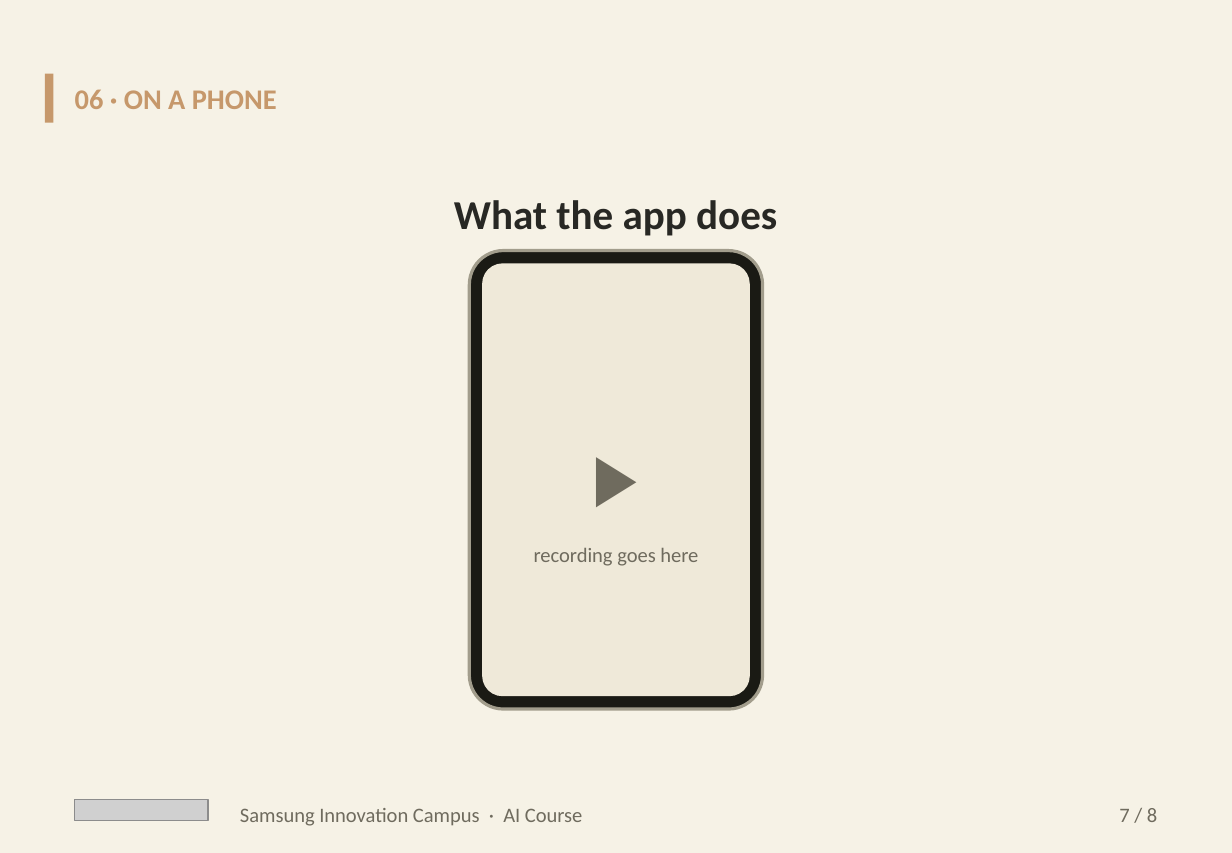
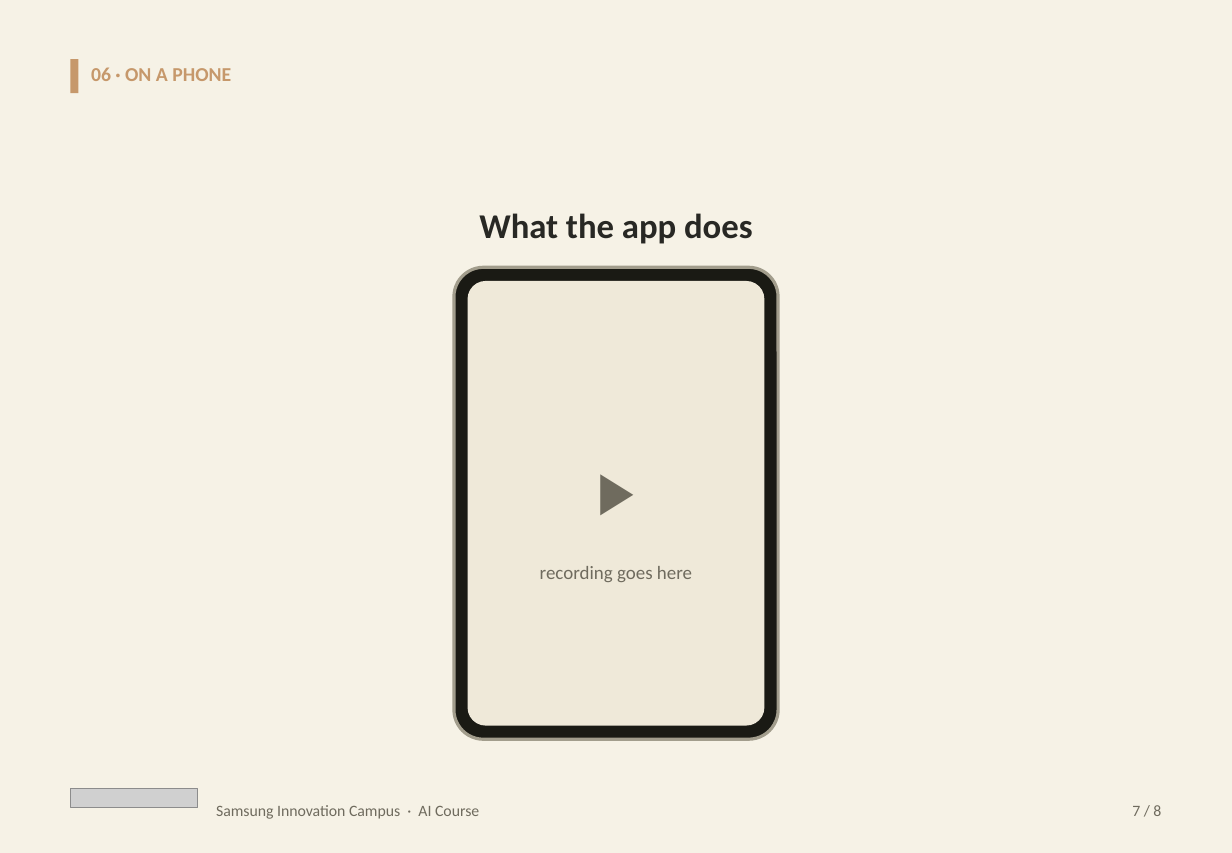
Before and after one commit to Cogni-Libya/Bayan, a slide deck: slide 18 of deliverables/04_presentation/Bayan_Submission.pptx (slide 7 before the commit). Drawn at 1232x853 pixels with LibreOffice and Linux fonts; fonts in the diff are those of the drawing; grey boxes stand for pictures. Boxes give left, top, right and bottom in pixels: in the first picture for what was removed or moved away, otherwise in the second. Text is boxed around its words. In the diff, an @@ line names an element or a change of style, - is before the commit and + after.

```diff
--- a/deliverables/04_presentation/Bayan_Submission.pptx
+++ b/deliverables/04_presentation/Bayan_Submission.pptx
@@ rectangle: place and size @@
-rectangle at box(44, 74, 52, 123)
+rectangle at box(71, 59, 78, 93)
@@ text "06 · ON A PHONE": place and size @@
-text "06 · ON A PHONE" at box(75, 89, 277, 109)
+text "06 · ON A PHONE" at box(91, 67, 231, 81)
@@ text "06 · ON A PHONE" at box(91, 67, 231, 81): size 18 to 12.5 pt @@
@@ text "What the app does": place and size @@
-text "What the app does" at box(454, 200, 777, 236)
+text "What the app does" at box(479, 213, 753, 244)
@@ text "What the app does" at box(479, 213, 753, 244): size 26 to 22 pt @@
@@ rounded rectangle: place and size @@
-rounded rectangle at box(482, 264, 750, 697)
+rounded rectangle at box(454, 267, 778, 739)
@@ rounded rectangle at box(454, 267, 778, 739): fill #EFE9D9 to #1A1A14; outline none to #A29D8C 2 pt; proportions changed @@
@@ rounded rectangle: place and size @@
-rounded rectangle at box(470, 250, 763, 709)
+rounded rectangle at box(468, 281, 764, 726)
@@ rounded rectangle at box(468, 281, 764, 726): fill #1A1A14 to #EFE9D9; outline #A29D8C 2 pt to none; proportions changed @@
@@ text "▶": place and size @@
-text "▶" at box(470, 421, 763, 528)
+text "▶" at box(454, 441, 778, 538)
@@ text "▶" at box(454, 441, 778, 538): size 44 to 36 pt @@
@@ text "recording goes here": place and size @@
-text "recording goes here" at box(534, 548, 698, 566)
+text "recording goes here" at box(540, 566, 692, 582)
@@ text "recording goes here" at box(540, 566, 692, 582): size 13 to 12 pt @@
@@ picture: place and size @@
-picture at box(75, 800, 208, 820)
+picture at box(71, 788, 198, 808)
@@ text "Samsung Innovation Campus · AI ..." at box(216, 805, 479, 819): size 13 to 10 pt @@
@@ text "Samsung Innovation Campus · AI ...": place and size @@
-text "Samsung Innovation Campus · AI ..." at box(240, 808, 583, 826)
+text "Samsung Innovation Campus · AI ..." at box(216, 805, 479, 819)
@@ text "7 / 8" at box(1132, 805, 1161, 816): size 13 to 10 pt @@
```
Also in this commit, not shown: 7 other slides changed, 12 slides added, 2 other files.
